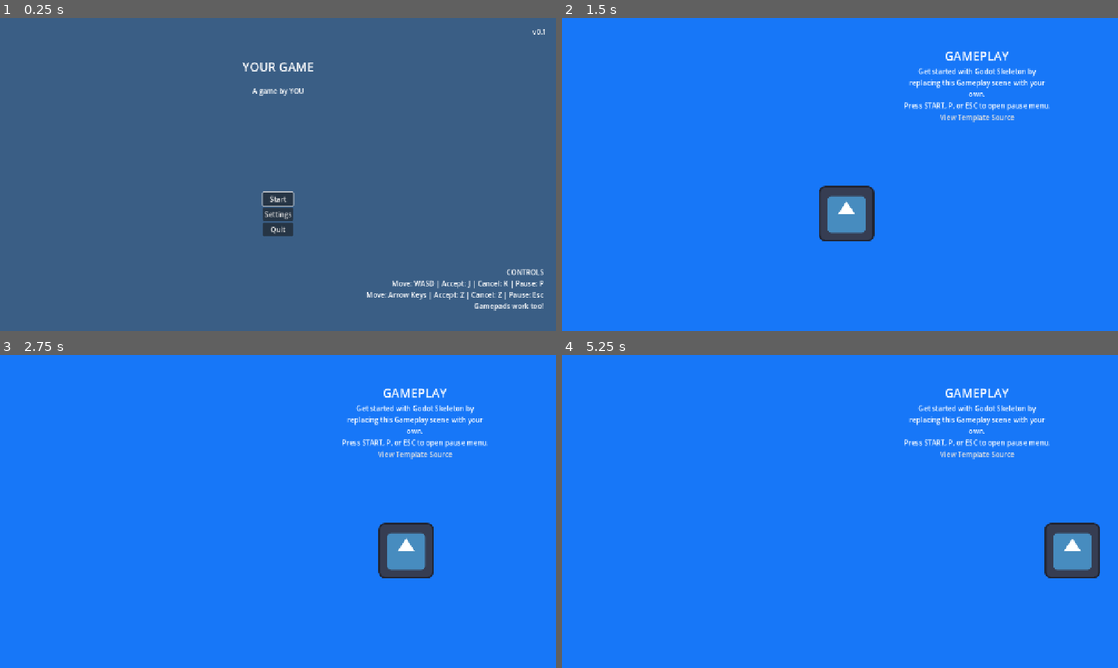
Above: before the commit, frames 1-4 (two rows, left to right).
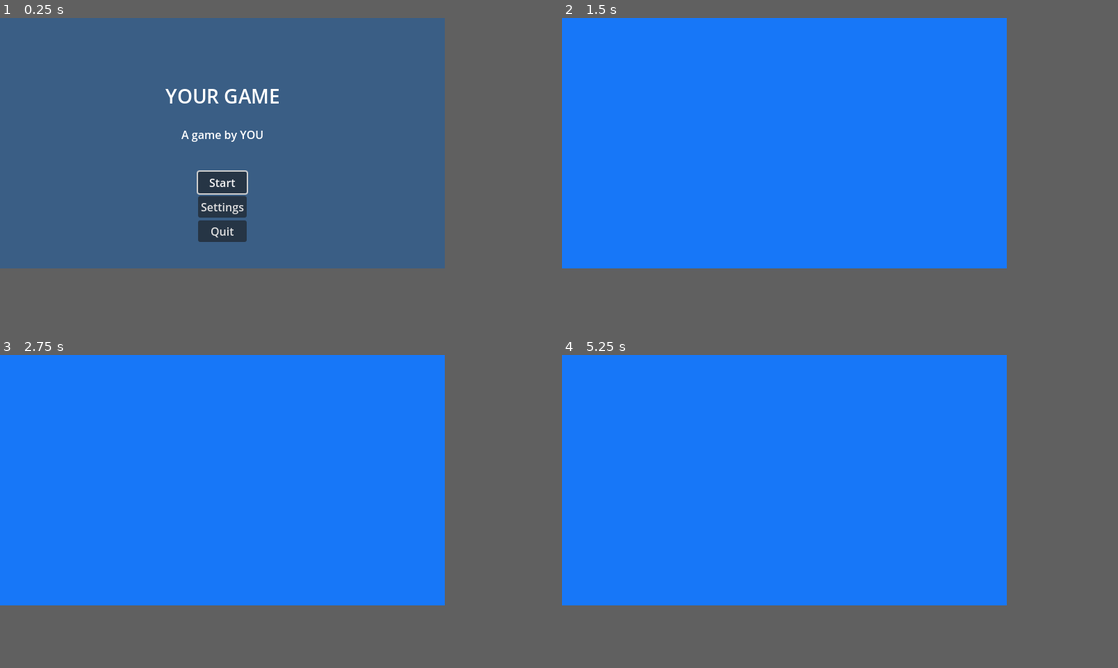
Above: after the commit, the same moments.

Repository: Risk-of-No-Games/Game-Off-2025
Game: Godot game, scene res://main_menu/main_menu.tscn
Same seed, same stepped clock (60 frames per second), same inputs: the game is played once before the commit and once after it. The engine's default icon, where the game draws it, is replaced by a stand-in: a white triangle on a blue panel in a dark square.
Inputs (mouse positions are in pixels of both pictures, inside the frame that each line leads up to):
- Up to frame 1 (0.25 s): no input
- Up to frame 2 (1.5 s): click "Start" at 0.5 s; click (840, 39) at 1.25 s, where only the run before the commit has a clickable "gameplay.tscn res://gameplay/…"
- Up to frame 3 (2.75 s): tap Enter (ui_accept) at 2 s; hold Right (right) from 2.03 s (still down); hold Enter (ui_accept) from 2.03 s (still down)
- Up to frame 4 (5.25 s): release Right (right) at 2.78 s; release Enter (ui_accept) at 2.78 s; hold Down (down) 2.78-3.53 s; tap Enter (ui_accept) at 2.85, 3.02, 3.32, 3.5, 4.35, 4.52, 4.82, 5 s; hold Right (right) 3.53-4.28 s; hold Enter (ui_accept) 3.53-4.28 s; hold Up (up) 4.28-5.03 s; hold Left (left) from 5.03 s (still down); hold Enter (ui_accept) from 5.03 s (still down)
In our replay, the window is 800x450 before the commit and 640x360 after it. These sizes can differ from the game's own. Grey fills any space a smaller window leaves; there, only what the larger window draws over its background counts as a difference.

The runs differ from the first frame. In frame 1, 4.4% of the frame differs, in the area x 29-98%, y 3-94%; in frame 2, 3.0%; in frame 3, 3.0%; in frame 4, 3.0%.

Commit message:
added functional wave and crowd memebrs, npc scripts, crowd manager script, and basic functionality

Diff:
--- /dev/null
+++ b/gameplay/crowd_control/Scenes/NPC.gd
@@ -0,0 +1,37 @@
+extends AnimatedSprite2D
+class_name NPC
+
+# NPC properties
+var npc_id: int = 0
+var is_player: bool = false
+var current_state: String = "idle"
+
+func _ready():
+	# Play idle animation by default
+	play("idle")
+
+	# Visual indicator for player
+	if is_player:
+		modulate = Color(1.2, 1.2, 0.8)  # Slight yellow tint
+		z_index = 1  # Draw on top
+
+	# Connect to animation finished signal for automatic transitions
+	animation_finished.connect(_on_animation_finished)
+
+func initialize(id: int, player: bool = false):
+	"""Initialize the NPC with ID and player status"""
+	npc_id = id
+	is_player = player
+
+func do_wave():
+	"""Perform the wave - complete cycle (sit → stand → sit)"""
+	current_state = "wave"
+	play("wave")
+	# Make sure wave animation doesn't loop
+	sprite_frames.set_animation_loop("wave", false)
+
+func _on_animation_finished():
+	"""Auto-transition back to idle after wave completes"""
+	if current_state == "wave":
+		current_state = "idle"
+		play("idle")
--- /dev/null
+++ b/gameplay/crowd_control/Scenes/NPC.tscn
@@ -0,0 +1,153 @@
+[gd_scene load_steps=21 format=3 uid="uid://xmrthddquduu"]
+
+[ext_resource type="Script" uid="uid://d0ga3onmtt38a" path="res://gameplay/crowd_control/Scenes/NPC.gd" id="1_fiq4y"]
+[ext_resource type="Texture2D" uid="uid://eqiv7u58h4xo" path="res://gameplay/crowd_control/Assets/crowd_member_1.png" id="1_hdv7u"]
+
+[sub_resource type="AtlasTexture" id="AtlasTexture_8gw5w"]
+atlas = ExtResource("1_hdv7u")
+region = Rect2(0, 0, 32, 32)
+
+[sub_resource type="AtlasTexture" id="AtlasTexture_sgv3f"]
+atlas = ExtResource("1_hdv7u")
+region = Rect2(0, 0, 32, 32)
+
+[sub_resource type="AtlasTexture" id="AtlasTexture_g05yj"]
+atlas = ExtResource("1_hdv7u")
+region = Rect2(32, 0, 32, 32)
+
+[sub_resource type="AtlasTexture" id="AtlasTexture_egsrk"]
+atlas = ExtResource("1_hdv7u")
+region = Rect2(64, 0, 32, 32)
+
+[sub_resource type="AtlasTexture" id="AtlasTexture_62qsn"]
+atlas = ExtResource("1_hdv7u")
+region = Rect2(0, 32, 32, 32)
+
+[sub_resource type="AtlasTexture" id="AtlasTexture_tqjks"]
+atlas = ExtResource("1_hdv7u")
+region = Rect2(32, 32, 32, 32)
+
+[sub_resource type="AtlasTexture" id="AtlasTexture_2t0sm"]
+atlas = ExtResource("1_hdv7u")
+region = Rect2(64, 32, 32, 32)
+
+[sub_resource type="AtlasTexture" id="AtlasTexture_ajhth"]
+atlas = ExtResource("1_hdv7u")
+region = Rect2(0, 64, 32, 32)
+
+[sub_resource type="AtlasTexture" id="AtlasTexture_l37xa"]
+atlas = ExtResource("1_hdv7u")
+region = Rect2(32, 64, 32, 32)
+
+[sub_resource type="AtlasTexture" id="AtlasTexture_mldnv"]
+atlas = ExtResource("1_hdv7u")
+region = Rect2(32, 64, 32, 32)
+
+[sub_resource type="AtlasTexture" id="AtlasTexture_4jtcm"]
+atlas = ExtResource("1_hdv7u")
+region = Rect2(0, 64, 32, 32)
+
+[sub_resource type="AtlasTexture" id="AtlasTexture_ox2xu"]
+atlas = ExtResource("1_hdv7u")
+region = Rect2(64, 32, 32, 32)
+
+[sub_resource type="AtlasTexture" id="AtlasTexture_tbs6s"]
+atlas = ExtResource("1_hdv7u")
+region = Rect2(32, 32, 32, 32)
+
+[sub_resource type="AtlasTexture" id="AtlasTexture_m8apv"]
+atlas = ExtResource("1_hdv7u")
+region = Rect2(0, 32, 32, 32)
+
+[sub_resource type="AtlasTexture" id="AtlasTexture_6tj84"]
+atlas = ExtResource("1_hdv7u")
+region = Rect2(64, 0, 32, 32)
+
+[sub_resource type="AtlasTexture" id="AtlasTexture_0kli3"]
+atlas = ExtResource("1_hdv7u")
+region = Rect2(32, 0, 32, 32)
+
+[sub_resource type="AtlasTexture" id="AtlasTexture_4ch7k"]
+atlas = ExtResource("1_hdv7u")
+region = Rect2(0, 0, 32, 32)
+
+[sub_resource type="SpriteFrames" id="SpriteFrames_pudtp"]
+animations = [{
+"frames": [],
+"loop": true,
+"name": &"default",
+"speed": 8.0
+}, {
+"frames": [{
+"duration": 1.0,
+"texture": SubResource("AtlasTexture_8gw5w")
+}],
+"loop": true,
+"name": &"idle",
+"speed": 6.0
+}, {
+"frames": [{
+"duration": 1.0,
+"texture": SubResource("AtlasTexture_sgv3f")
+}, {
+"duration": 1.0,
+"texture": SubResource("AtlasTexture_g05yj")
+}, {
+"duration": 1.0,
+"texture": SubResource("AtlasTexture_egsrk")
+}, {
+"duration": 1.0,
+"texture": SubResource("AtlasTexture_62qsn")
+}, {
+"duration": 1.0,
+"texture": SubResource("AtlasTexture_tqjks")
+}, {
+"duration": 1.0,
+"texture": SubResource("AtlasTexture_2t0sm")
+}, {
+"duration": 1.0,
+"texture": SubResource("AtlasTexture_ajhth")
+}, {
+"duration": 1.0,
+"texture": SubResource("AtlasTexture_l37xa")
+}, {
+"duration": 1.0,
+"texture": SubResource("AtlasTexture_mldnv")
+}, {
+"duration": 1.0,
+"texture": SubResource("AtlasTexture_4jtcm")
+}, {
+"duration": 1.0,
+"texture": SubResource("AtlasTexture_ox2xu")
+}, {
+"duration": 1.0,
+"texture": SubResource("AtlasTexture_tbs6s")
+}, {
+"duration": 1.0,
+"texture": SubResource("AtlasTexture_m8apv")
+}, {
+"duration": 1.0,
+"texture": SubResource("AtlasTexture_6tj84")
+}, {
+"duration": 1.0,
+"texture": SubResource("AtlasTexture_0kli3")
+}, {
+"duration": 1.0,
+"texture": SubResource("AtlasTexture_4ch7k")
+}],
+"loop": false,
+"name": &"wave",
+"speed": 15.0
+}]
+
+[node name="AnimatedSprite2D" type="AnimatedSprite2D"]
+sprite_frames = SubResource("SpriteFrames_pudtp")
+animation = &"wave"
+script = ExtResource("1_fiq4y")
+crowd_size = null
+num_rows = null
+spacing = null
+row_spacing = null
+player_index = null
+player_row = null
+wave_speed = null
--- /dev/null
+++ b/gameplay/crowd_control/Scenes/crowd_manager.gd
@@ -0,0 +1,153 @@
+extends Node2D
+class_name CrowdManager
+
+# Crowd settings
+@export var crowd_size: int = 7  # NPCs per row
+@export var num_rows: int = 3  # Number of rows
+@export var spacing: float = 80.0  # Horizontal spacing
+@export var row_spacing: float = 80.0  # Vertical spacing between rows
+@export var player_index: int = 3  # Position in the row
+@export var player_row: int = 1  # Which row the player is in (0-based)
+@export var wave_speed: float = 0.3  # Delay between each person in the wave (seconds)
+@export var npc_scene: PackedScene  # Drag your NPC scene here in the inspector
+
+# References
+var npcs: Array = []  # 2D array of NPC nodes [row][column]
+var player_npc = null  # Reference to player NPC
+
+func _ready():
+	if npc_scene == null:
+		push_error("CrowdManager: NPC Scene is not assigned! Please assign it in the Inspector.")
+		return
+
+	# Center the crowd manager on screen
+	center_on_screen()
+
+	spawn_crowd()
+
+func _input(event):
+	"""Handle input for testing/triggering the wave"""
+	# Press Space to trigger wave
+	if event.is_action_pressed("ui_accept"):  # Space bar / Enter
+		trigger_wave(1, wave_speed)  # Left to right
+
+	# Press Left Arrow to trigger reverse wave
+	if event.is_action_pressed("ui_left"):
+		trigger_wave(-1, wave_speed)  # Right to left
+
+func center_on_screen():
+	"""Position the CrowdManager at the center of the viewport"""
+	var viewport_size = get_viewport_rect().size
+	position = viewport_size / 2
+
+func spawn_crowd():
+	"""Generate the crowd of NPCs in multiple rows"""
+	if npc_scene == null:
+		push_error("CrowdManager: Cannot spawn crowd - NPC Scene is null")
+		return
+
+	clear_crowd()
+
+	# Calculate starting positions to center the entire crowd
+	var total_width = (crowd_size - 1) * spacing
+	var start_x = -total_width / 2
+
+	var total_height = (num_rows - 1) * row_spacing
+	var start_y = -total_height / 2
+
+	# Create rows
+	for row in range(num_rows):
+		var row_array = []
+
+		for col in range(crowd_size):
+			# Instance the NPC
+			var npc = npc_scene.instantiate()
+
+			if npc == null:
+				push_error("CrowdManager: Failed to instantiate NPC at row " + str(row) + ", col " + str(col))
+				continue
+
+			# Position the NPC
+			var x_pos = start_x + (col * spacing)
+			var y_pos = start_y + (row * row_spacing)
+			npc.position = Vector2(x_pos, y_pos)
+
+			# Check if this is the player
+			var is_player = (row == player_row and col == player_index)
+			npc.initialize(row * crowd_size + col, is_player)
+
+			# Add depth sorting - back rows appear behind front rows
+			npc.z_index = row
+			if is_player:
+				npc.z_index = num_rows  # Player always on top
+
+			# Add to scene
+			add_child(npc)
+			row_array.append(npc)
+
+			# Store player reference
+			if is_player:
+				player_npc = npc
+
+		npcs.append(row_array)
+
+func clear_crowd():
+	"""Remove all existing NPCs"""
+	for row in npcs:
+		for npc in row:
+			npc.queue_free()
+	npcs.clear()
+	player_npc = null
+
+func get_npc(row: int, col: int):
+	"""Get NPC at specific row and column"""
+	if row >= 0 and row < npcs.size():
+		if col >= 0 and col < npcs[row].size():
+			return npcs[row][col]
+	return null
+
+func get_player():
+	"""Get the player NPC"""
+	return player_npc
+
+func trigger_wave(direction: int = 1, speed: float = 0.3):
+	"""Trigger the wave animation across the crowd
+	direction: 1 for left-to-right, -1 for right-to-left
+	speed: delay between each person standing (in seconds)
+
+	Wave moves through all rows simultaneously
+	"""
+	var start_col = 0 if direction == 1 else crowd_size - 1
+	var end_col = crowd_size if direction == 1 else -1
+	var step = 1 if direction == 1 else -1
+
+	var delay = 0.0
+	for col in range(start_col, end_col, step):
+		var wave_delay = delay
+		get_tree().create_timer(wave_delay).timeout.connect(
+			func():
+				# Trigger wave for this column across all rows
+				for row in range(num_rows):
+					if row < npcs.size() and col >= 0 and col < npcs[row].size():
+						npcs[row][col].do_wave()
+		)
+		delay += speed
+
+func trigger_wave_by_row(row_index: int, direction: int = 1, speed: float = 0.3):
+	"""Trigger the wave animation for a specific row only"""
+	if row_index < 0 or row_index >= npcs.size():
+		return
+
+	var start_col = 0 if direction == 1 else crowd_size - 1
+	var end_col = crowd_size if direction == 1 else -1
+	var step = 1 if direction == 1 else -1
+
+	var delay = 0.0
+	for col in range(start_col, end_col, step):
+		var wave_delay = delay
+		get_tree().create_timer(wave_delay).timeout.connect(
+			func():
+				if col >= 0 and col < npcs[row_index].size():
+					npcs[row_index][col].do_wave()
+		)
+		delay += speed
--- /dev/null
+++ b/gameplay/crowd_control/Scenes/crowd_manager.tscn
@@ -0,0 +1,16 @@
+[gd_scene load_steps=3 format=3 uid="uid://6cys2jjmngvw"]
+
+[ext_resource type="Script" uid="uid://n3aexvbpivg8" path="res://gameplay/crowd_control/Scenes/crowd_manager.gd" id="1_wgonv"]
+[ext_resource type="PackedScene" uid="uid://xmrthddquduu" path="res://gameplay/crowd_control/Scenes/NPC.tscn" id="2_g8vej"]
+
+[node name="crowd_manager" type="Node2D"]
+position = Vector2(27, 25)
+script = ExtResource("1_wgonv")
+crowd_size = 10
+num_rows = 10
+spacing = 20.0
+row_spacing = 21.0
+player_index = 5
+player_row = 5
+wave_speed = 0.1
+npc_scene = ExtResource("2_g8vej")
--- /dev/null
+++ b/gameplay/crowd_control/crowd_control.tscn
@@ -0,0 +1,9 @@
+[gd_scene load_steps=2 format=3 uid="uid://d3ophi6ns7co0"]
+
+[ext_resource type="PackedScene" uid="uid://6cys2jjmngvw" path="res://gameplay/crowd_control/Scenes/crowd_manager.tscn" id="1_ljxgv"]
+
+[node name="CrowdControl" type="Node2D"]
+
+[node name="CrowdManager" parent="." instance=ExtResource("1_ljxgv")]
+position = Vector2(0, 0)
+num_rows = 5
--- a/project.godot
+++ b/project.godot
@@ -23,8 +23,8 @@
 
 [display]
 
-window/size/viewport_width=1280
-window/size/viewport_height=720
+window/size/viewport_width=640
+window/size/viewport_height=360
 window/stretch/mode="canvas_items"
 
 [input]
@@ -111,3 +111,4 @@
 [rendering]
 
 renderer/rendering_method="gl_compatibility"
+2d/snap/snap_2d_transforms_to_pixel=true
Binary file added: gameplay/crowd_control/Assets/crowd_member_1.png
Not shown, added: gameplay/crowd_control/Assets/crowd_member_1.png.import
Not shown, added: gameplay/crowd_control/Scenes/NPC.gd.uid
Not shown, added: gameplay/crowd_control/Scenes/crowd_manager.gd.uid
Not shown, added: gameplay/crowd_control/Scenes/crowd_manager.tscn211206632.tmp
